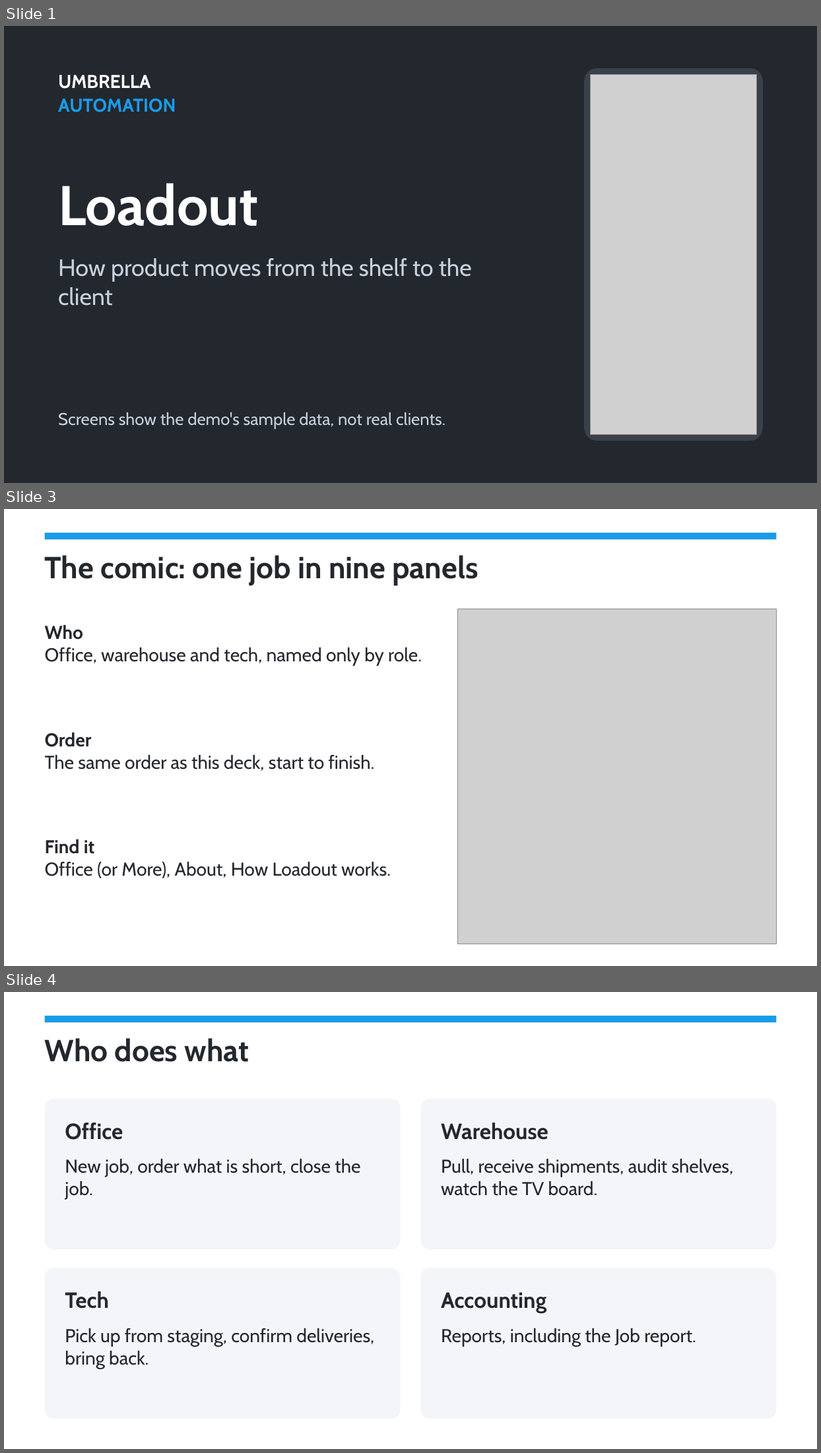
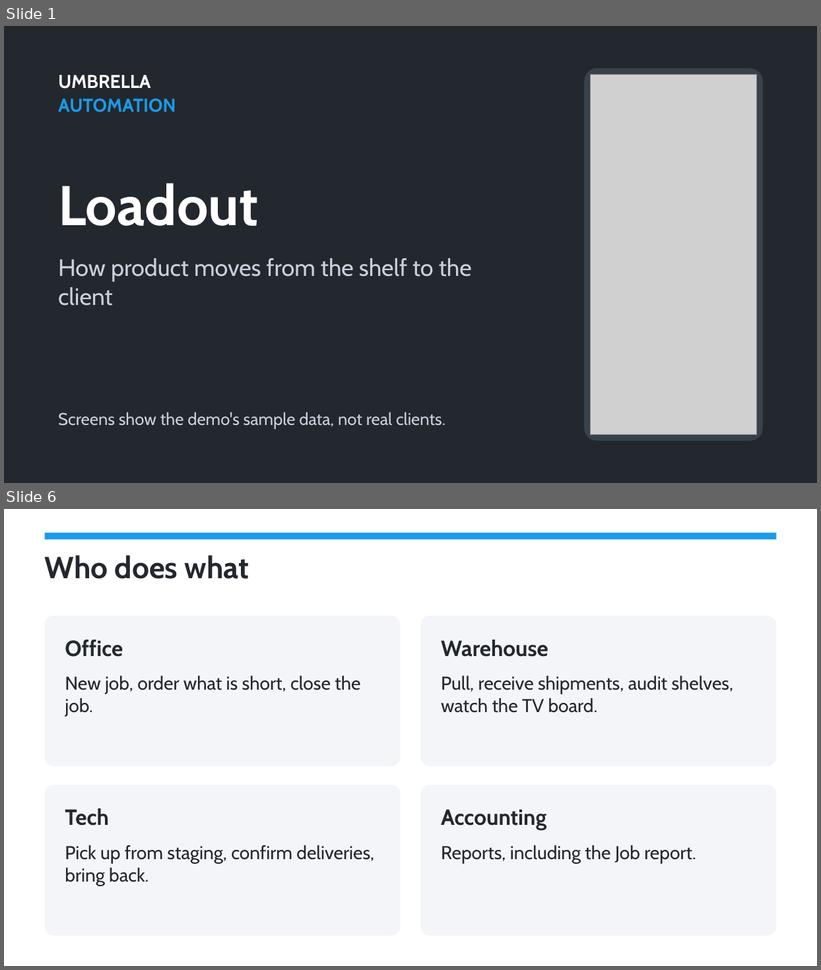
Before and after one commit to frank-umbrella/dev, a slide deck: loadout/training/Loadout-how-it-works.pptx. Shown one above the other, each under a label of ours: slides 1, 3 and 4 before the commit, slides 1 and 6 after it; the slides between them are not shown. The pictures are 821x1453 and 821x970 pixels, drawn with LibreOffice and Linux fonts; fonts in the diff are those of the drawing; grey boxes stand for pictures. Boxes give left, top, right and bottom in pixels: in the first picture for what was removed or moved away, otherwise in the second. Text is boxed around its words. In the diff, an @@ line names an element or a change of style, - is before the commit and + after.

```diff
--- a/loadout/training/Loadout-how-it-works.pptx
+++ b/loadout/training/Loadout-how-it-works.pptx
@@ slide 3 removed at <box>4,509,817,966</box>, background #FFFFFF @@
@@ rectangle removed at <box>45,533,777,539</box> @@
@@ text removed at <box>45,555,479,586</box> @@
-The comic: one job in nine panels
@@ text removed at <box>45,625,422,665</box> @@
-Who
-Office, warehouse and tech, named only by role.
@@ picture removed at <box>458,609,777,945</box> @@
@@ text removed at <box>45,733,375,771</box> @@
-Order
-The same order as this deck, start to finish.
@@ text removed at <box>45,840,391,879</box> @@
-Find it
-Office (or More), About, How Loadout works.
@@ what was slide 4 is now slide 6 @@
```
Also in this commit, not shown: 2 slides changed, 3 slides added, 11 other files.
